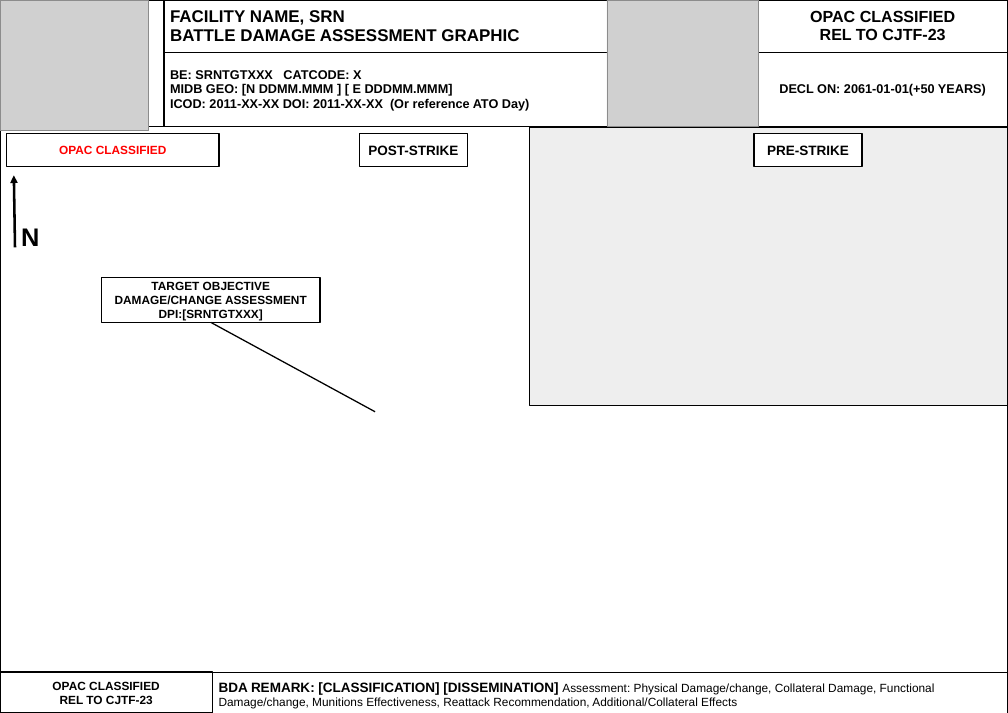
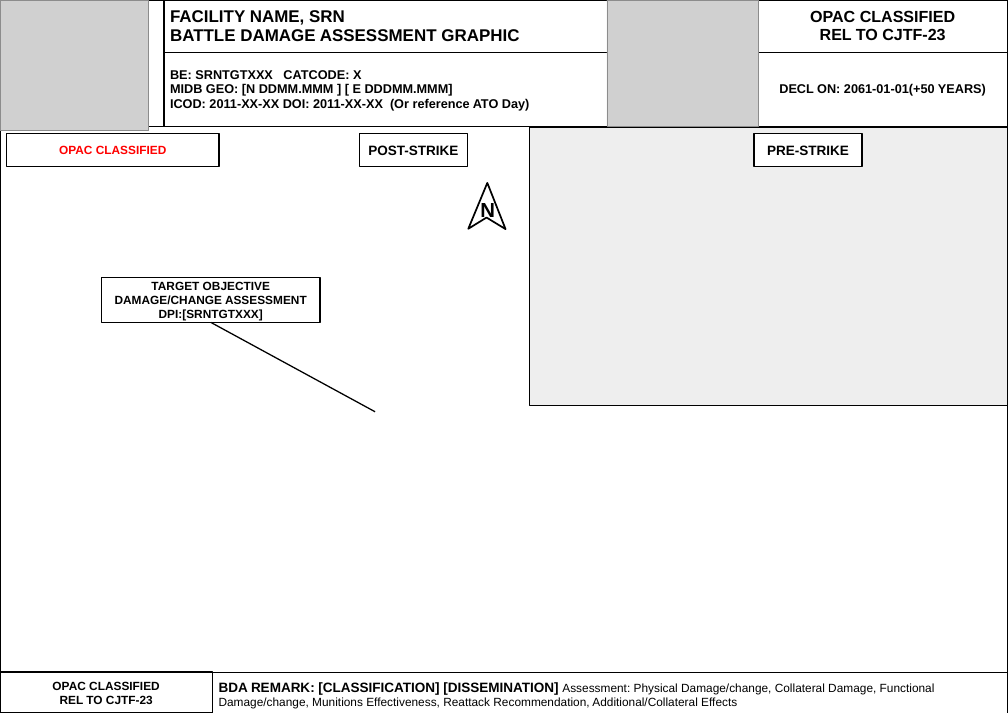
Before and after one commit to 132nd-vWing/OPAT-background, a slide deck: slide 8 of INTEL/Target Folders/OPAC VIS Template - Target Folder.pptx. Drawn at 1008x713 pixels with LibreOffice and Linux fonts; fonts in the diff are those of the drawing; grey boxes stand for pictures. Boxes give left, top, right and bottom in pixels: in the first picture for what was removed or moved away, otherwise in the second. Text is boxed around its words. In the diff, an @@ line names an element or a change of style, - is before the commit and + after.

Commit message:
chg: Updated tgt folder template with north arrow as suggested by Jonde. Adjusted SRNTGT108 slightly

```diff
--- a/INTEL/Target Folders/OPAC VIS Template - Target Folder.pptx
+++ b/INTEL/Target Folders/OPAC VIS Template - Target Folder.pptx
@@ arrow removed from (15, 248) to (14, 176) @@
@@ freeform shape added at box(468, 183, 506, 229), fill #FFFFFF, outline #000000 2 pt @@
@@ text "N": place and size @@
-text "N" at box(21, 228, 39, 246)
+text "N" at box(480, 201, 495, 222)
@@ text "N" at box(480, 201, 495, 222): size 30 to 24 pt @@
```
Also in this commit, not shown: 10 other slides changed.
